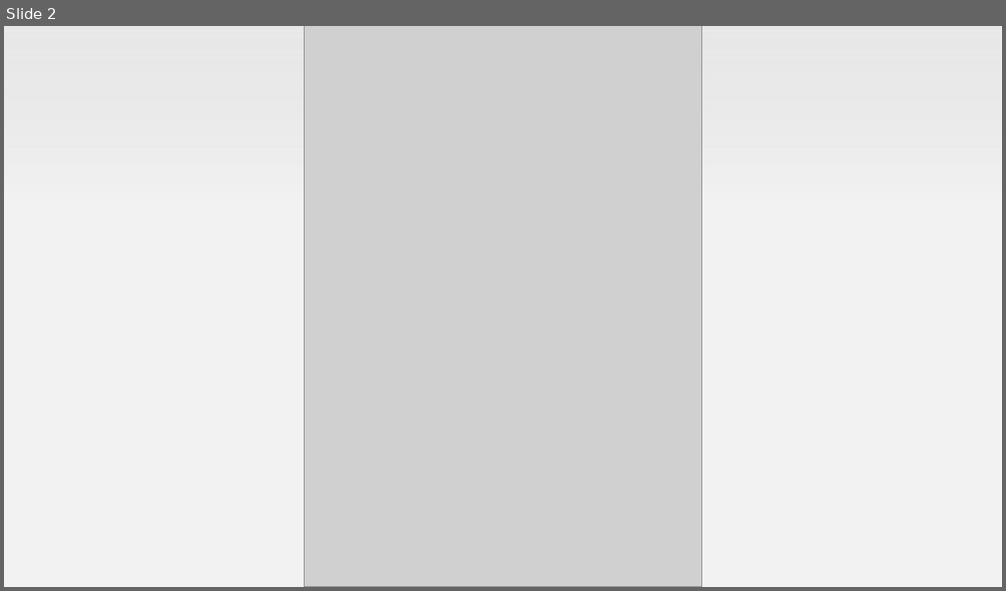
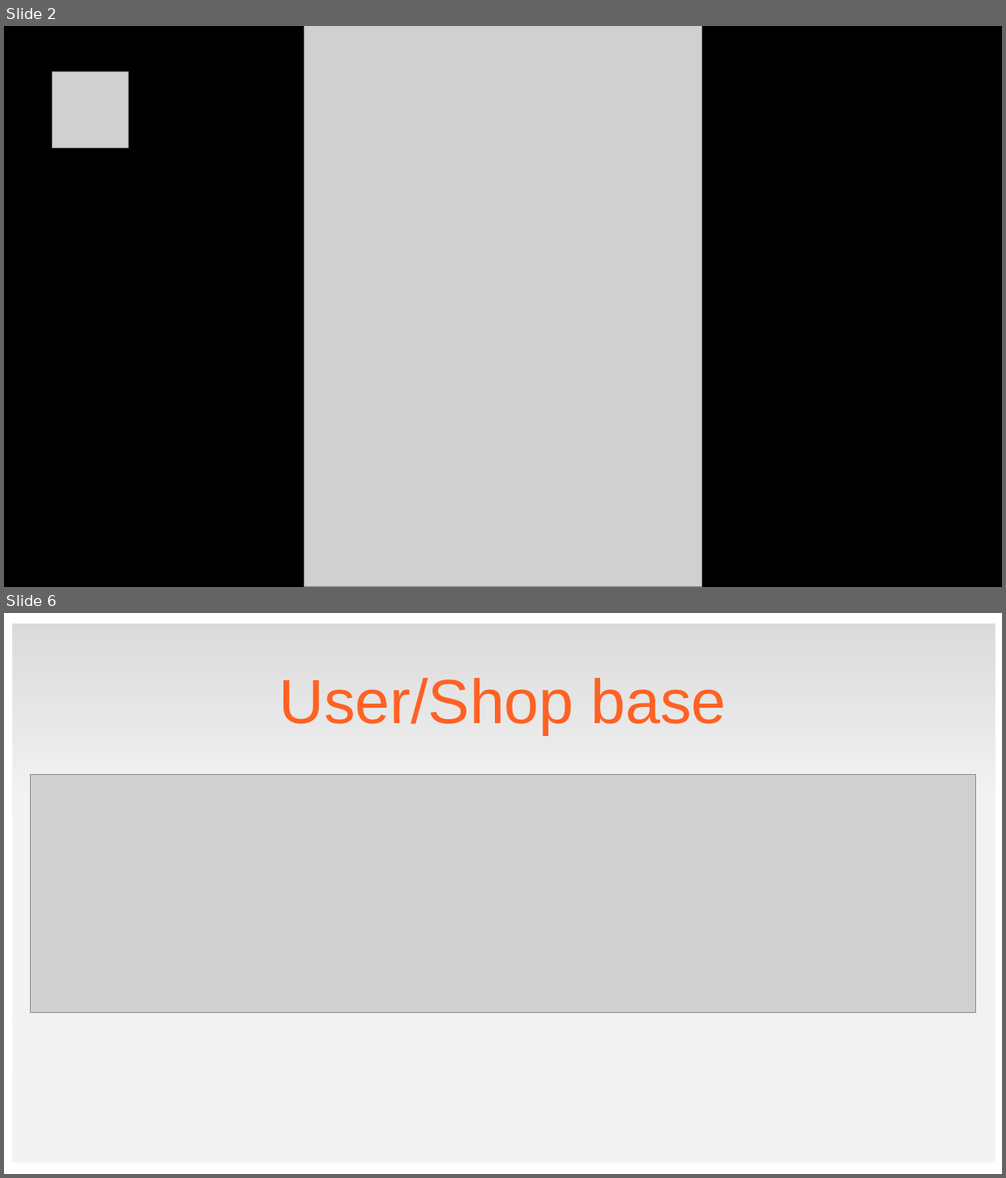
Before and after one commit to htl-leo-medtwt-projects/2425-sommerprojekt-2bhitm-SalvatorYioneesLacle, a slide deck: documentation/ExpertShop.pptx. Shown one above the other, each under a label of ours: slide 2 before the commit, slides 2 and 6 after it; the slides between them are not shown. The pictures are 1006x591 and 1006x1178 pixels, drawn with LibreOffice and Linux fonts; fonts in the diff are those of the drawing; grey boxes stand for pictures; background and template pictures are left out. Boxes give left, top, right and bottom in pixels: in the first picture for what was removed or moved away, otherwise in the second. Text is boxed around its words. In the diff, an @@ line names an element or a change of style, - is before the commit and + after.

```diff
--- a/documentation/ExpertShop.pptx
+++ b/documentation/ExpertShop.pptx
@@ slide 6 added at box(4, 613, 1002, 1174), background #FFFFFF @@
@@ rectangle added at box(12, 624, 995, 1163), fill gradient #F2F2F2 to #D9D9D9 @@
@@ text added at box(279, 678, 727, 735), 60 pt, text #FF6123 @@
+User/Shop base
@@ picture added at box(30, 775, 977, 1013) @@
@@ slide 2 changed as well @@
@@ rectangle removed at box(4, 26, 1002, 587) @@
@@ rectangle added at box(4, 26, 1002, 587), fill #000000 @@
@@ picture added at box(53, 71, 129, 148) @@
```
Also in this commit, not shown: 19 other slides added, 2 slides removed, 11 other files.
